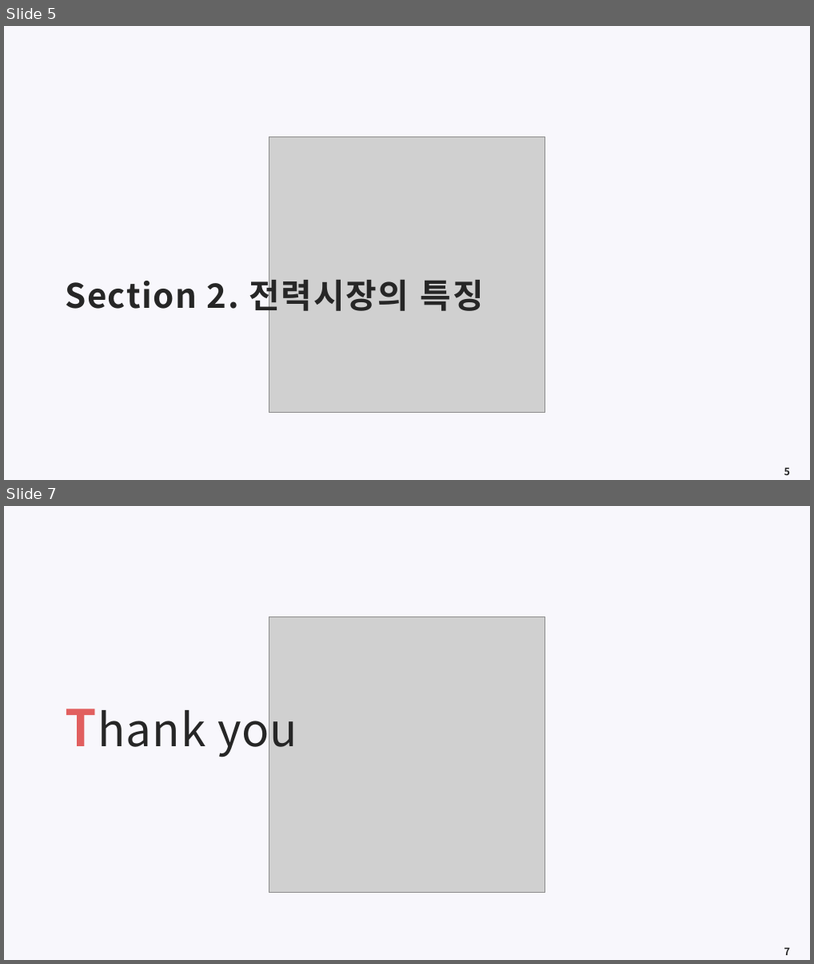
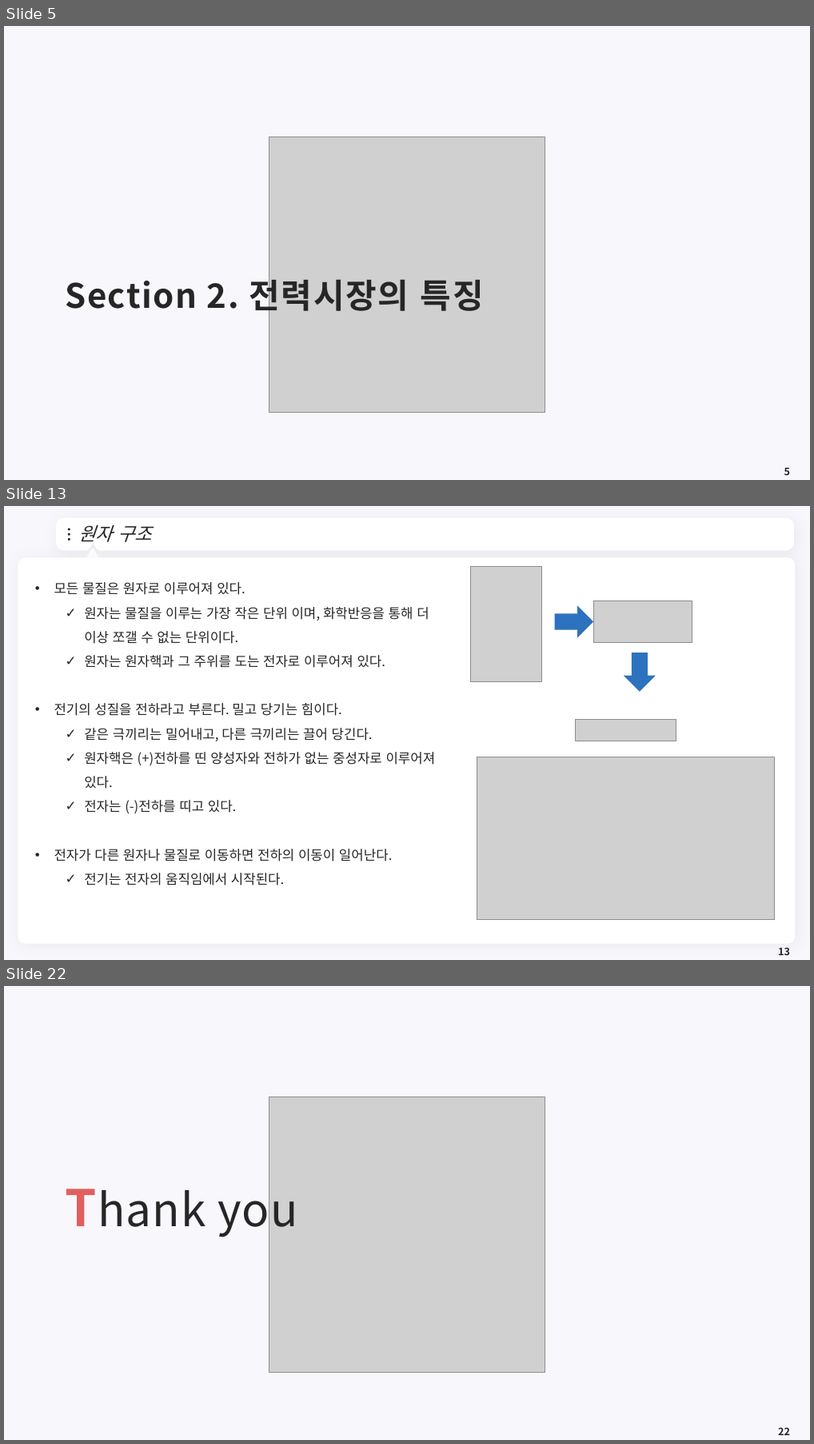
Before and after one commit to meandthey/Teaching, a slide deck: 에너지경제학/자원에너지경제학_Chapter_7 (전력시장).pptx. Shown one above the other, each under a label of ours: slides 5 and 7 before the commit, slides 5, 13 and 22 after it; the slides between them are not shown. The pictures are 814x964 and 814x1444 pixels, drawn with LibreOffice and Linux fonts; fonts in the diff are those of the drawing; grey boxes stand for pictures; background and template pictures are left out. Boxes give left, top, right and bottom in pixels: in the first picture for what was removed or moved away, otherwise in the second. Text is boxed around its words. In the diff, an @@ line names an element or a change of style, - is before the commit and + after.

```diff
--- a/에너지경제학/자원에너지경제학_Chapter_7 (전력시장).pptx
+++ b/에너지경제학/자원에너지경제학_Chapter_7 (전력시장).pptx
@@ slide 13 added at (x1=4, y1=506, x2=810, y2=960), background #F8F7FC @@
@@ freeform shape added at (x1=59, y1=521, x2=792, y2=548), fill #FFFFFF, outline #FFFFFF 7.25 pt @@
@@ ellipse added at (x1=68, y1=528, x2=70, y2=531), fill #262626 @@
@@ title added at (x1=78, y1=525, x2=151, y2=542), 22 pt, text #262626, italic @@
+원자 구조
@@ ellipse added at (x1=68, y1=533, x2=70, y2=536), fill #262626 @@
@@ ellipse added at (x1=68, y1=538, x2=70, y2=540), fill #262626 @@
@@ triangle added at (x1=86, y1=550, x2=99, y2=562), fill #FFFFFF, outline #FFFFFF 3.75 pt @@
@@ freeform shape added at (x1=775, y1=530, x2=782, y2=540), fill #FFFFFF @@
@@ rounded rectangle added at (x1=18, y1=557, x2=796, y2=944), fill #FFFFFF @@
@@ picture added at (x1=470, y1=567, x2=542, y2=682) @@
@@ text added at (x1=54, y1=582, x2=436, y2=885), 16 pt, text #262626 @@
+• 모든 물질은 원자로 이루어져 있다.
+  ✓ 원자는 물질을 이루는 가장 작은 단위 이며, 화학반응을 통해 더 이상 쪼갤 수 없는 단위이다.
+  ✓ 원자는 원자핵과 그 주위를 도는 전자로 이루어져 있다.
+• 전기의 성질을 전하라고 부른다. 밀고 당기는 힘이다.
+  ✓ 같은 극끼리는 밀어내고, 다른 극끼리는 끌어 당긴다.
+  ✓ 원자핵은 (+)전하를 띤 양성자와 전하가 없는 중성자로 이루어져 있다.
+  ✓ 전자는 (-)전하를 띠고 있다.
+• 전자가 다른 원자나 물질로 이동하면 전하의 이동이 일어난다.
+  ✓ 전기는 전자의 움직임에서 시작된다.
@@ picture added at (x1=594, y1=601, x2=693, y2=642) @@
@@ right arrow added at (x1=555, y1=606, x2=594, y2=638), fill #2D72BE @@
@@ right arrow added at (x1=624, y1=652, x2=656, y2=692), fill #2D72BE @@
@@ picture added at (x1=576, y1=719, x2=677, y2=740) @@
@@ picture added at (x1=477, y1=756, x2=774, y2=919) @@
@@ page number added at (x1=778, y1=947, x2=790, y2=955), 12 pt, text #262626, bold @@
+13
@@ what was slide 7 is now slide 22 @@
@@ page number at (x1=778, y1=1427, x2=790, y2=1435): text changed @@
-7
+22
```
Also in this commit, not shown: 1 slide changed, 14 other slides added.
